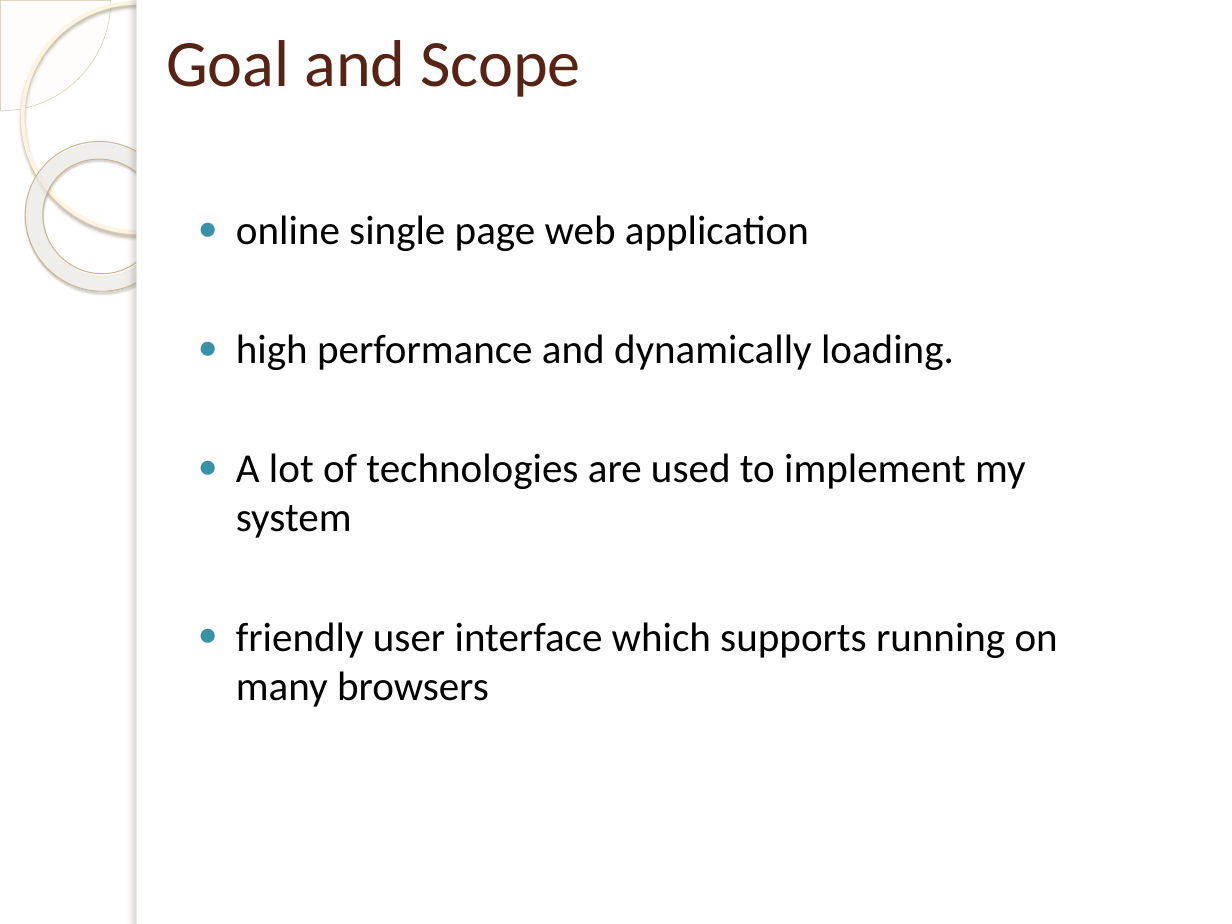
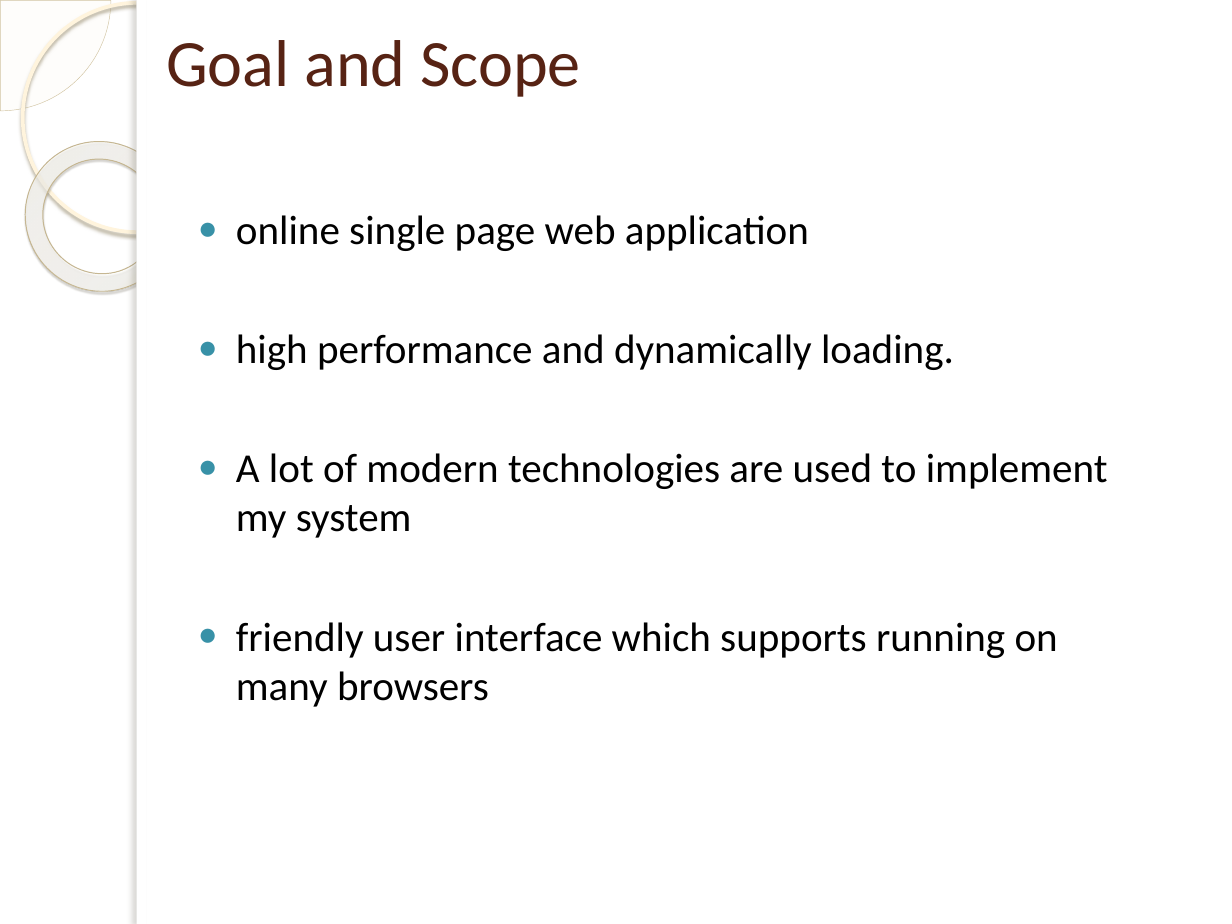
Before and after one commit to dohungcuongdev/thesis-documentation, a slide deck: slide 18 of Thesis-review.pptx. Drawn at 1232x924 pixels with LibreOffice and Linux fonts; fonts in the diff are those of the drawing; background and template pictures are left out. Boxes give left, top, right and bottom in pixels: in the first picture for what was removed or moved away, otherwise in the second. Text is boxed around its words. In the diff, an @@ line names an element or a change of style, - is before the commit and + after.

Commit message:
present 17/04/2018

```diff
--- a/Thesis-review.pptx
+++ b/Thesis-review.pptx
@@ text at box(236, 453, 1108, 538): text changed @@
-● A lot of technologies are used to implement my system
+● A lot of modern technologies are used to implement my system
```
